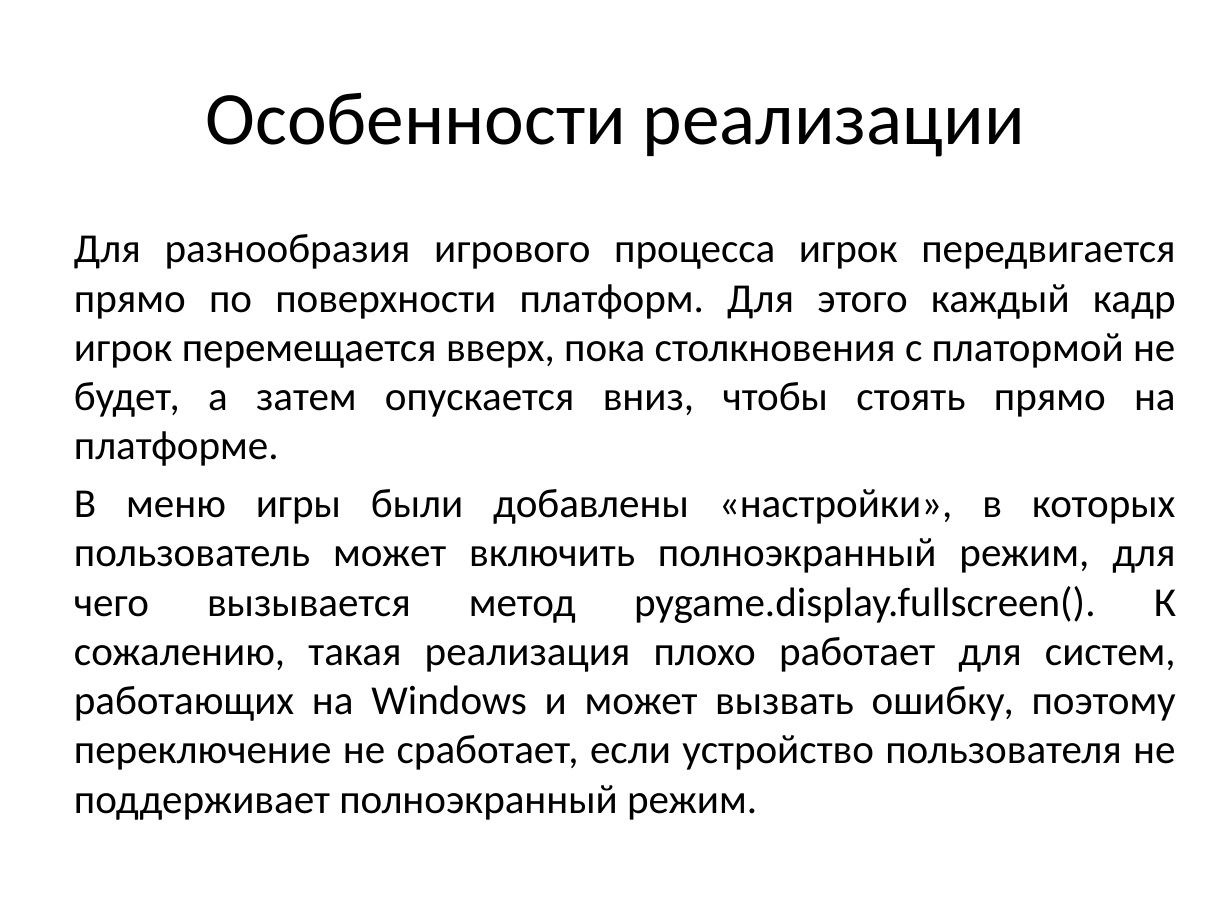
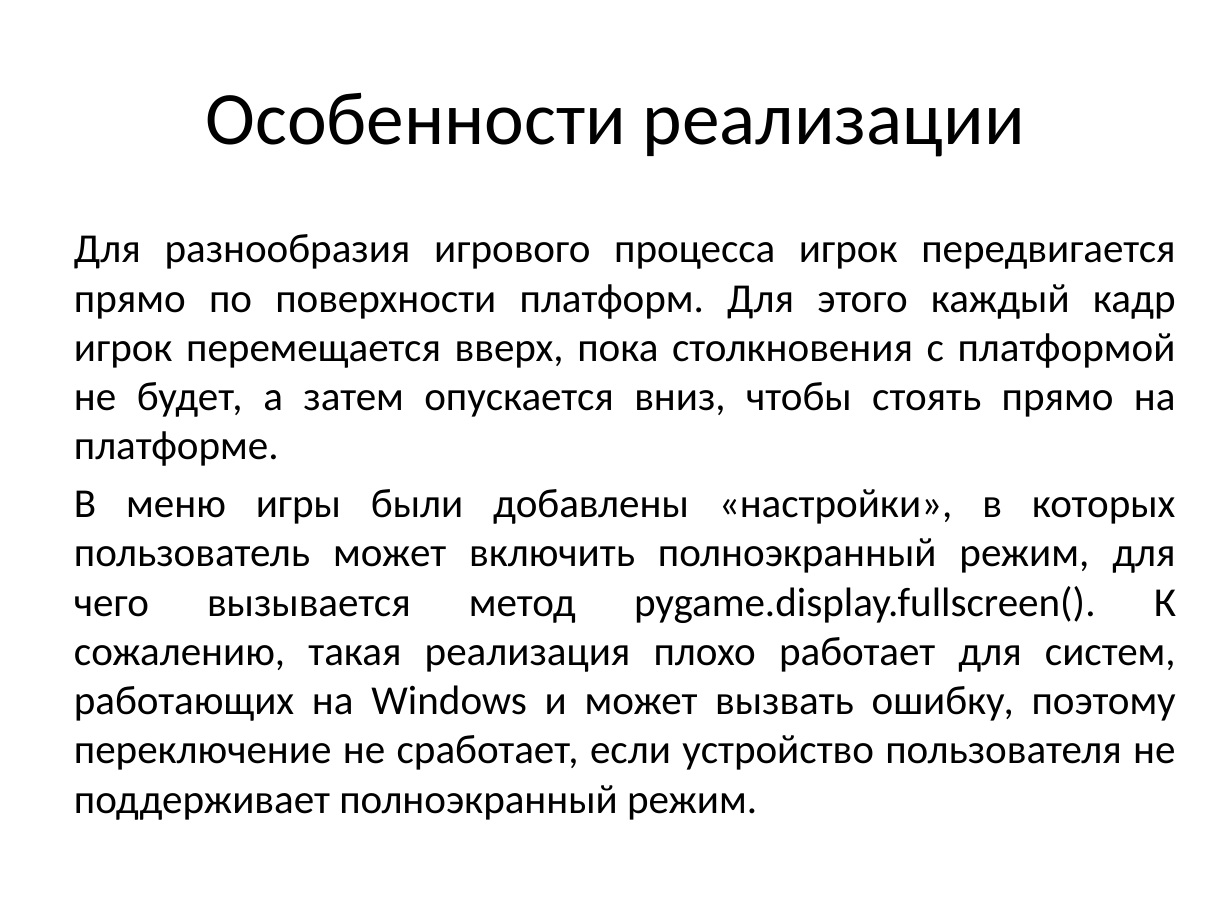
Before and after one commit to SwampWood/PyGame-shit, a slide deck: slide 4 of Презентация.pptx. Drawn at 1232x924 pixels with LibreOffice and Linux fonts; fonts in the diff are those of the drawing. Boxes give left, top, right and bottom in pixels: in the first picture for what was removed or moved away, otherwise in the second. Text is boxed around its words. In the diff, an @@ line names an element or a change of style, - is before the commit and + after.

Commit message:
Исправление опечаток

```diff
--- a/Презентация.pptx
+++ b/Презентация.pptx
@@ text at [74, 234, 1176, 466]: text changed @@
-Для разнообразия игрового процесса игрок передвигается прямо по поверхности платформ. Для этого каждый кадр игрок перемещается вверх, пока столкновения с платормой не будет, а затем опускается вниз, чтобы стоять прямо на платформе.
+Для разнообразия игрового процесса игрок передвигается прямо по поверхности платформ. Для этого каждый кадр игрок перемещается вверх, пока столкновения с платформой не будет, а затем опускается вниз, чтобы стоять прямо на платформе.
```
